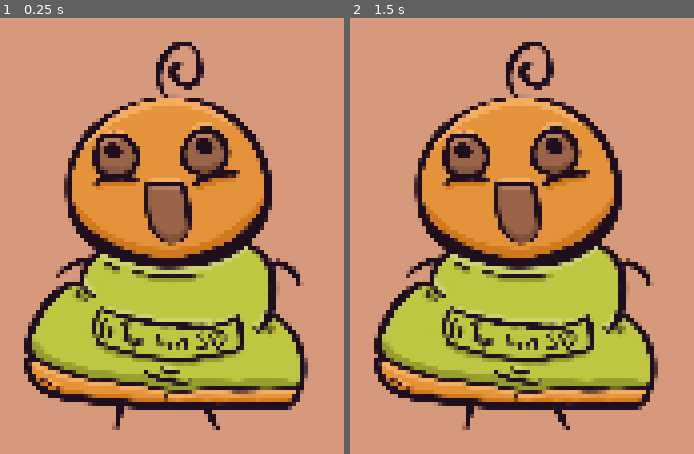
Above: before the commit, frames 1-2 (left to right).
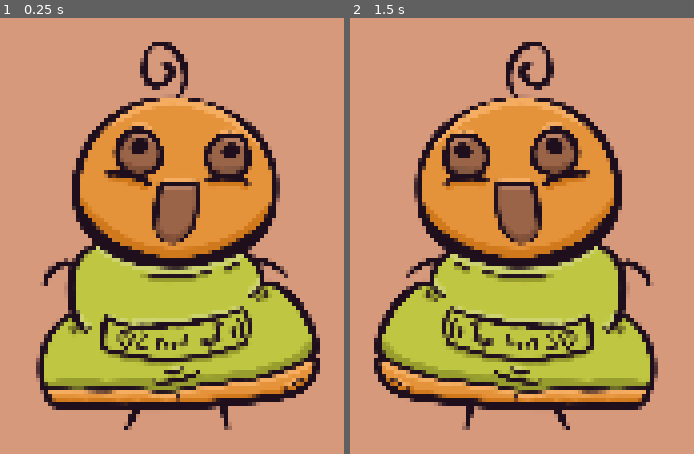
Above: after the commit, the same moments.

Repository: Yotambu100/The-hood-Five
Game: Godot game, scene res://AutoPlayer/Player.tscn
Same seed, same stepped clock (60 frames per second), same inputs: the game is played once before the commit and once after it. This scene is started directly instead of the project's main scene.
Inputs (mouse positions are in pixels of both pictures, inside the frame that each line leads up to):
- Up to frame 1 (0.25 s): no input
- Up to frame 2 (1.5 s): tap Enter at 0.5 s; move the mouse to (outside the picture) at 0.52 s; click (outside the picture) at 0.67 s; drag from (outside the picture) to (outside the picture) at 1.27 s

The runs differ from the first frame. In frame 1, 26% of the frame differs, in the area x 6-94%, y 5-95%; in frame 2, nothing differs.

Commit message:
feat: optimized player

Diff:
--- a/AutoPlayer/Player.gd
+++ b/AutoPlayer/Player.gd
@@ -43,9 +43,11 @@
 
 	match cur_action:
 		ACTIONS_DICT["l"]:
+			get_node("AnimatedSprite2D").flip_h = false
 			velocity.x = -1 * SPEED
 
 		ACTIONS_DICT["r"]:
+			get_node("AnimatedSprite2D").flip_h = true
 			velocity.x = SPEED
 
 		ACTIONS_DICT["j"]:
@@ -56,6 +58,7 @@
 				velocity.x = move_toward(velocity.x, 0, SPEED)
 
 		ACTIONS_DICT["jr"]:
+			get_node("AnimatedSprite2D").flip_h = true
 			if is_on_floor() and not jumped_this_move:
 				velocity.y = JUMP_VELOCITY
 				jumped_this_move = true
@@ -65,6 +68,7 @@
 				velocity.x = SPEED
 
 		ACTIONS_DICT["jl"]:
+			get_node("AnimatedSprite2D").flip_h = false
 			if is_on_floor() and not jumped_this_move:
 				velocity.y = JUMP_VELOCITY
 				jumped_this_move = true
@@ -77,20 +81,4 @@
 			velocity.x = move_toward(velocity.x, 0, SPEED)
 
 
-#	if cur_action != ACTIONS_DICT["p"]:
-#		# Handle Jump.
-#		if cur_action == ACTIONS_DICT["j"] and is_on_floor() and not jumped_this_move:
-#			velocity.y = JUMP_VELOCITY
-#			jumped_this_move = true
-#		# Handle left and right.
-#		if cur_action:
-#			velocity.x = cur_action * SPEED
-#			jumped_this_move = false
-#		else:
-#			#Stop in the air
-#			velocity.x = move_toward(velocity.x, 0, SPEED)
-#	else:
-#		velocity.x = move_toward(velocity.x, 0, SPEED)
-#
-
 	move_and_slide()
